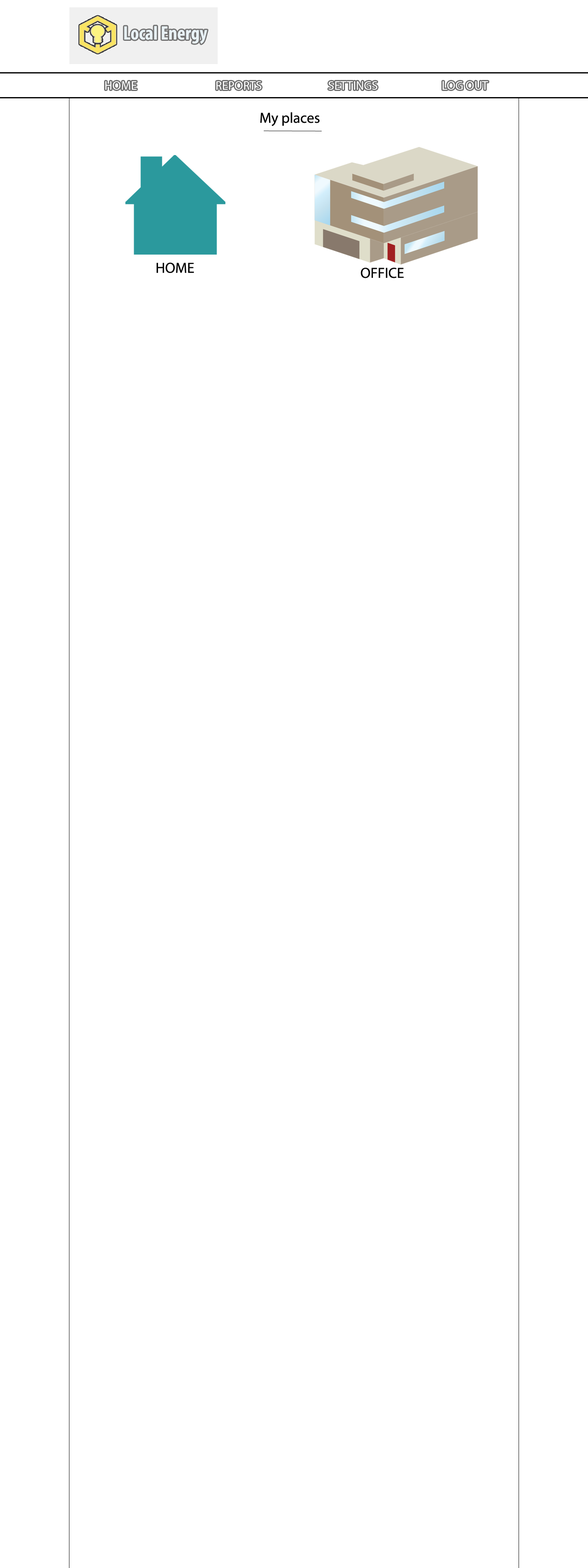
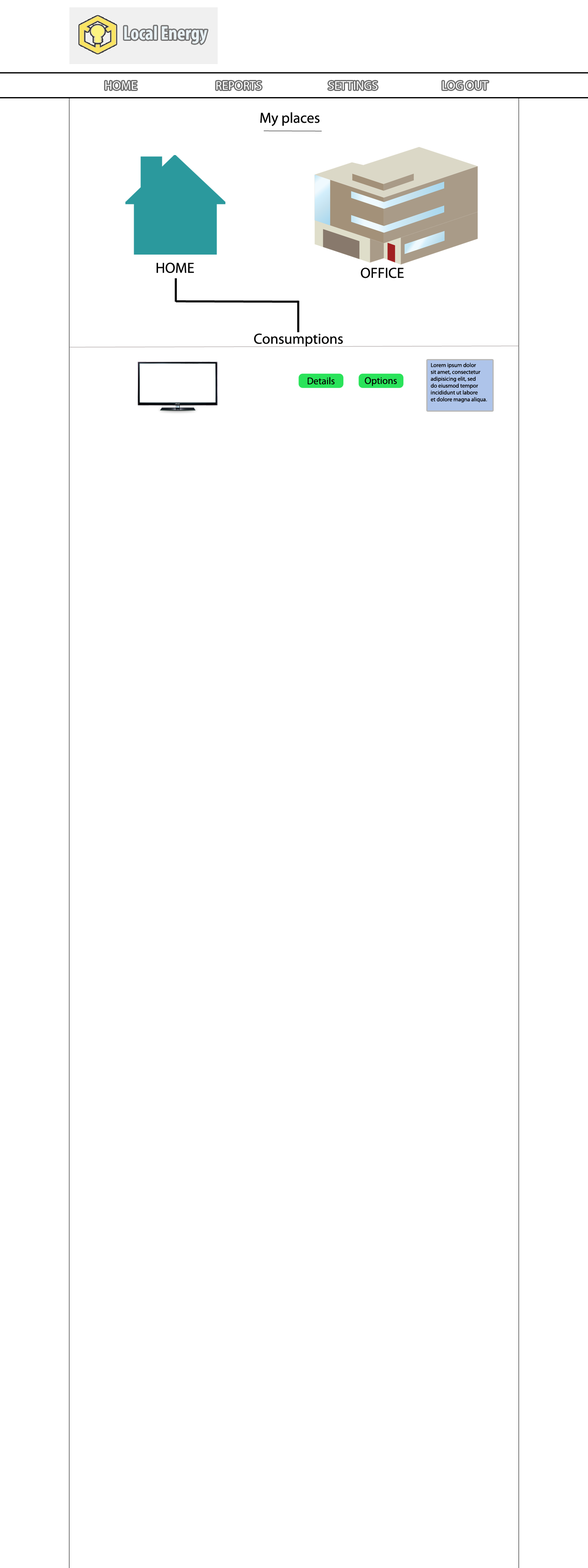
Layered file, before and after one edit (588×1568). Changes by layer:
added layer "Lorem ipsum dolor sit amet, consectetur adipisicing elit, sed" in group "Navbar" over [430, 362, 487, 403]
added layer "Forma 8" in group "Navbar" over [427, 360, 493, 411]
added layer "Forma 7" in group "Navbar" over [69, 345, 519, 348]
added layer "Options" in group "Navbar" over [364, 377, 397, 386]
added layer "Details" in group "Navbar" over [307, 377, 335, 385]
added layer "Forma 6 copia" in group "Navbar" over [358, 373, 404, 389]
added layer "Forma 6" in group "Navbar" over [298, 373, 344, 389]
added layer "Capa 3" in group "Navbar" over [137, 361, 218, 415]
added layer "Consumptions" in group "Navbar" over [253, 333, 343, 347]
added layer "Forma 5" in group "Navbar" over [296, 300, 300, 333]
added layer "Forma 4" in group "Navbar" over [175, 300, 299, 303]
added layer "Forma 3" in group "Navbar" over [174, 278, 177, 302]
